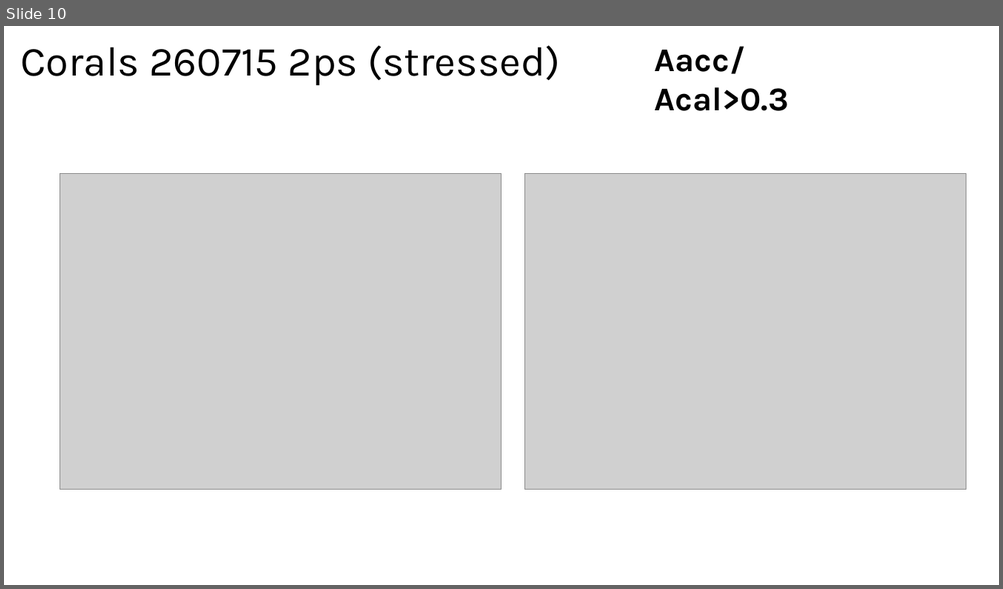
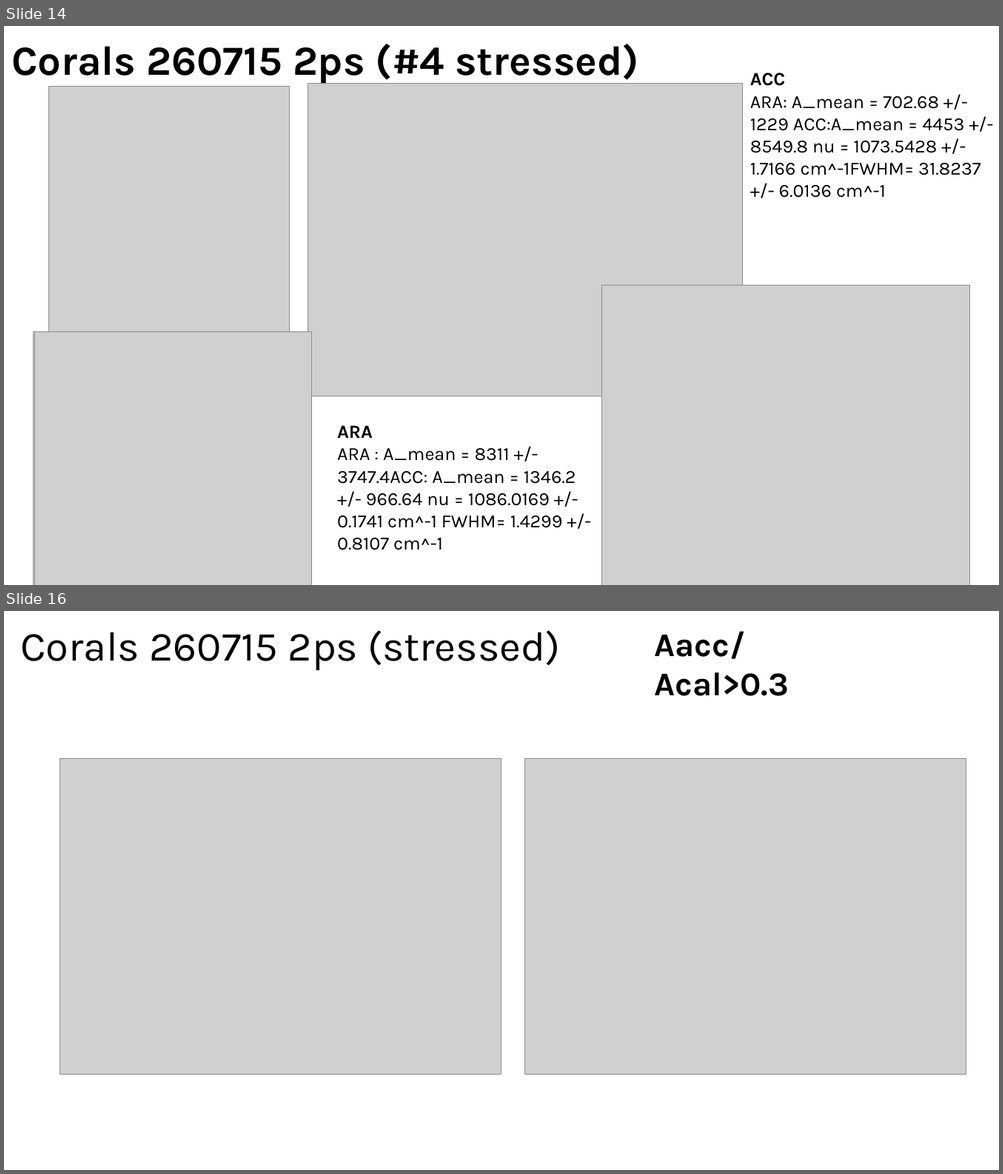
Before and after one commit to sachabuc/SRS_analysis, a slide deck: meetings/reu_011026_figures_papiers.pptx. Shown one above the other, each under a label of ours: slide 10 before the commit, slides 14 and 16 after it; the slides between them are not shown. The pictures are 1003x589 and 1003x1174 pixels, drawn with LibreOffice and Linux fonts; fonts in the diff are those of the drawing; grey boxes stand for pictures. Boxes give left, top, right and bottom in pixels: in the first picture for what was removed or moved away, otherwise in the second. Text is boxed around its words. In the diff, an @@ line names an element or a change of style, - is before the commit and + after.

```diff
--- a/meetings/reu_011026_figures_papiers.pptx
+++ b/meetings/reu_011026_figures_papiers.pptx
@@ slide 14 added at (4, 26, 999, 585), background #FFFFFF @@
@@ title added at (11, 44, 639, 85), 40 pt, text #000000, bold @@
+Corals 260715 2ps (#4 stressed)
@@ picture added at (48, 87, 289, 332) @@
@@ picture added at (307, 84, 742, 397) @@
@@ picture added at (310, 84, 743, 397) @@
@@ text added at (750, 73, 980, 198), 18 pt, text #000000 @@
+ACC
+ARA: A_mean = 702.68 +/- 1229 ACC:A_mean = 4453 +/- 8549.8 nu = 1073.5428 +/- 1.7166 cm^-1FWHM= 31.8237 +/- 6.0136 cm^-1
@@ picture added at (602, 286, 970, 585) @@
@@ picture added at (602, 306, 970, 585) @@
@@ picture added at (33, 332, 308, 585) @@
@@ picture added at (34, 332, 311, 585) @@
@@ text added at (337, 426, 576, 551), 18 pt, text #000000 @@
+ARA
+ARA : A_mean = 8311 +/- 3747.4ACC: A_mean = 1346.2 +/- 966.64 nu = 1086.0169 +/- 0.1741 cm^-1 FWHM= 1.4299 +/- 0.8107 cm^-1
@@ what was slide 10 is now slide 16 @@
```
Also in this commit, not shown: 5 other slides added, 16 other files.
